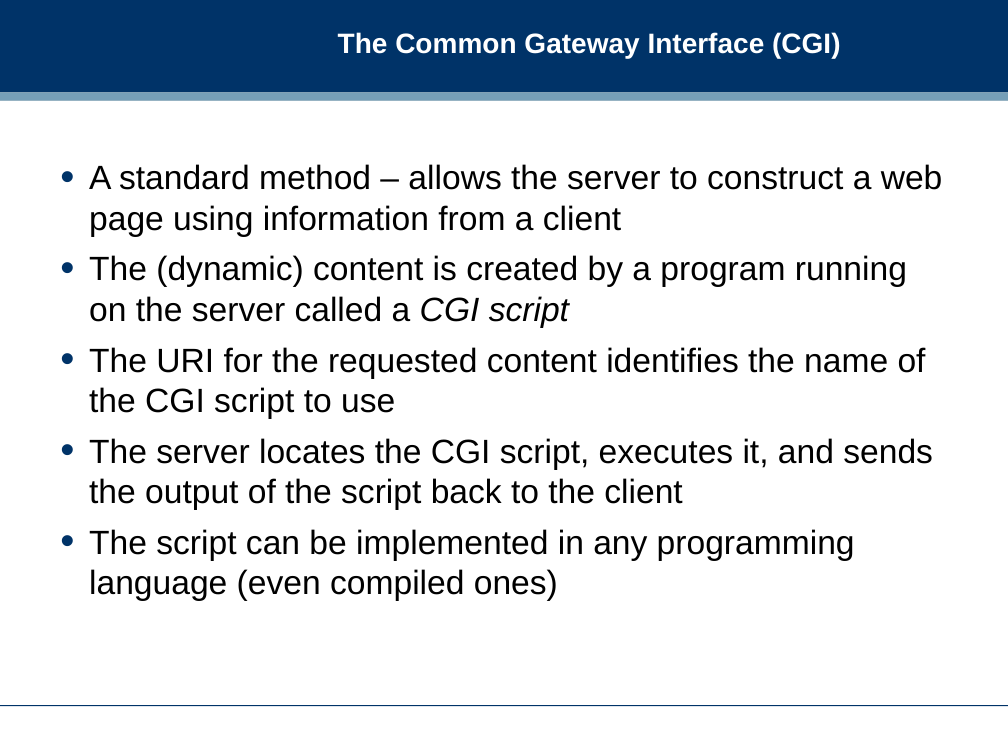
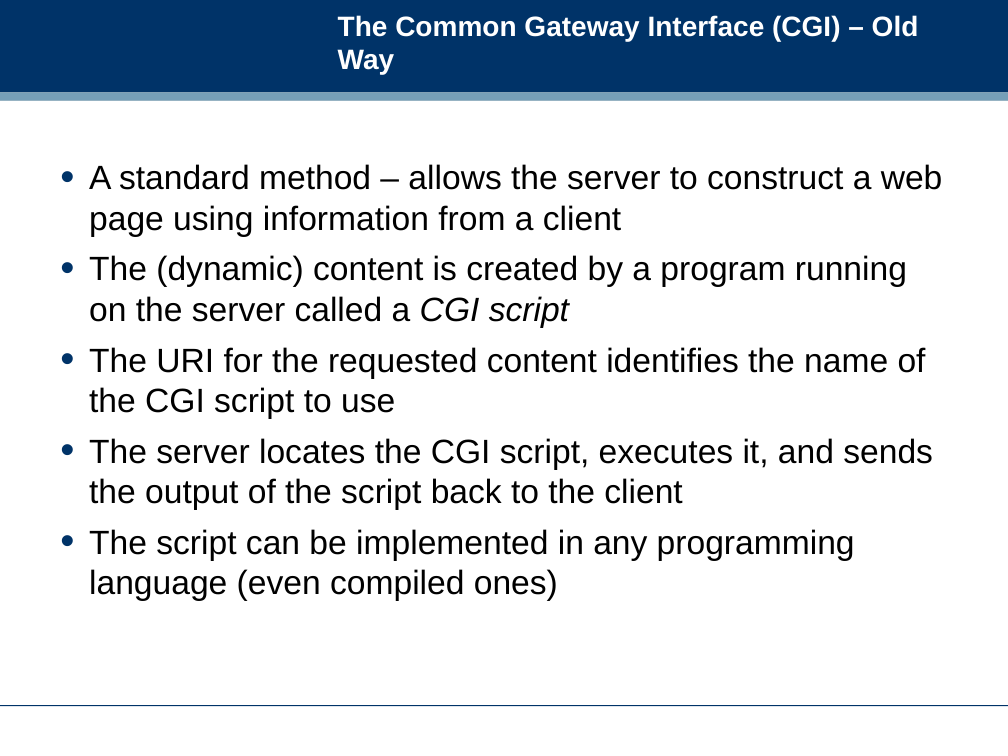
Before and after one commit to dreamind/ix, a slide deck: slide 20 of workshops/infrastructure/infrastructure.ppt. Drawn at 1008x756 pixels with LibreOffice and Linux fonts; fonts in the diff are those of the drawing; background and template pictures are left out. Boxes give left, top, right and bottom in pixels: in the first picture for what was removed or moved away, otherwise in the second. Text is boxed around its words. In the diff, an @@ line names an element or a change of style, - is before the commit and + after.

```diff
--- a/workshops/infrastructure/infrastructure.ppt
+++ b/workshops/infrastructure/infrastructure.ppt
@@ title at box(338, 15, 919, 75): text changed @@
-The Common Gateway Interface (CGI)
+The Common Gateway Interface (CGI) – Old Way
```
Also in this commit, not shown: 4 other slides changed, 5 slides added, 10 slides removed, 9 other files.
